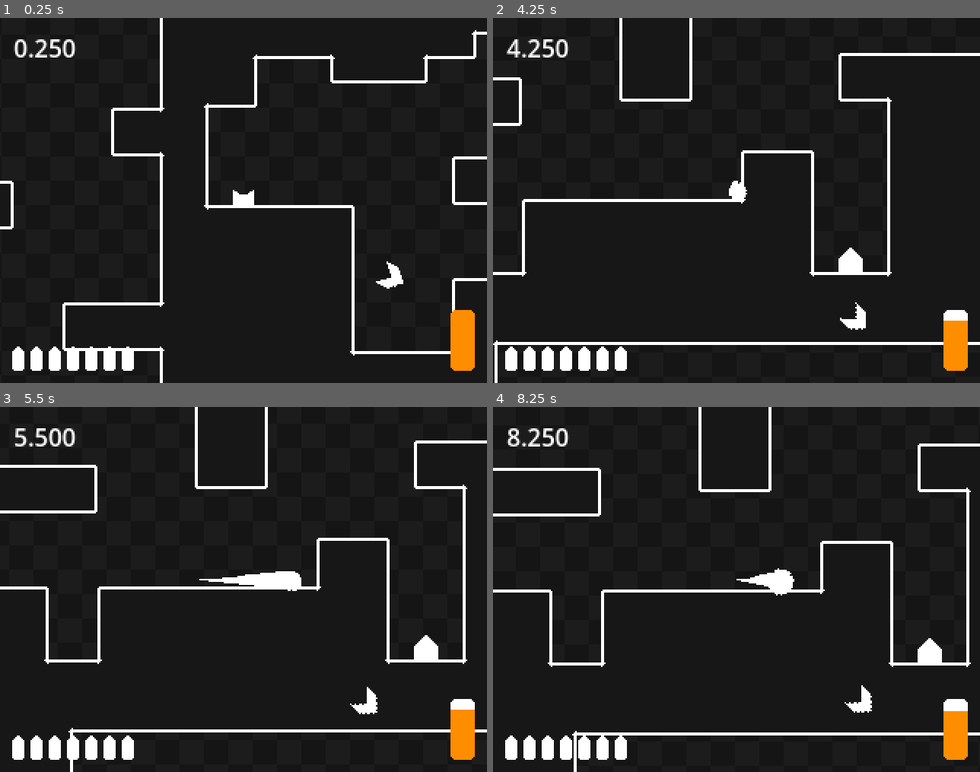
Above: before the commit, frames 1-4 (two rows, left to right).
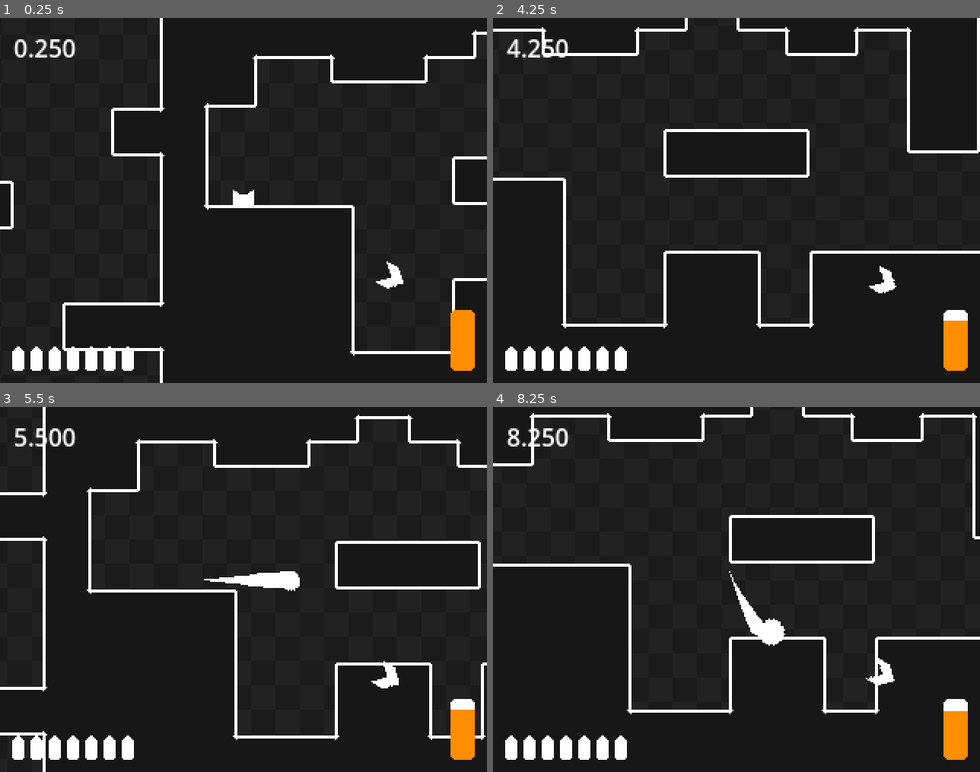
Above: after the commit, the same moments.

Repository: deltea/Gravity
Game: Godot game, scene res://main.tscn
The game is run twice, just before and just after one commit, with the same random seed, the same clock (stepped at 60 frames per second) and the same inputs.
Inputs:
- Up to frame 1 (0.25 s): no input
- Up to frame 2 (4.25 s): hold D (right) 0.53-2.03 s; tap Shift (fly) every 0.75 s from 0.6 to 3.6 s; tap Space (jump) at 0.77, 1.52, 3.02, 3.77 s; hold A (left) 2.03-2.78 s; hold D (right) from 2.78 s (still down); tap R (restart, bound only after the commit) at 4.15 s
- Up to frame 3 (5.5 s): release D (right) at 4.28 s; hold A (left) 4.28-5.03 s; tap Shift (fly) at 4.35, 5.1 s; tap Space (jump) at 4.52 s; hold D (right) from 5.03 s (still down)
- Up to frame 4 (8.25 s): release D (right) at 5.78 s; hold A (left) 5.78-7.28 s; tap Shift (fly) every 0.75 s from 5.85 to 8.1 s; tap Space (jump) at 6.02, 6.77, 7.52 s; hold D (right) from 7.28 s (still down)

The runs differ from the first frame. In frame 2, 7.2% of the frame differs, in the area x 0-100%, y 0-100%; in frame 3, 7.6%; in frame 4, 8.2%.

Commit message:
👍 better level manager and background

Diff:
--- a/level_manager.gd
+++ b/level_manager.gd
@@ -5,6 +5,8 @@
 @export var target_counter: HBoxContainer
 @export var target_ui_lit: Texture2D
 @export var target_ui_unlit: Texture2D
+@export var target_ui_scale = 1.5
+@export var target_ui_scale_smoothing = 3
 
 var targets_left: Array[Target]
 
@@ -16,7 +18,12 @@
 	for target in targets:
 		var target_ui = TextureRect.new()
 		target_ui.texture = target_ui_unlit
+		target_ui.pivot_offset = Vector2(4, 8)
 		target_counter.add_child(target_ui)
+
+func _process(delta: float) -> void:
+	for target in target_counter.get_children():
+		target.scale = target.scale.move_toward(Vector2.ONE, target_ui_scale_smoothing * delta)
 
 func update_current_target():
 	targets_left.front().on_opened()
@@ -24,7 +31,10 @@
 func pop_target():
 	var popped_target = targets_left.pop_front()
 	popped_target.on_touched()
-	target_counter.get_child(targets.size() - targets_left.size() - 1).texture = target_ui_lit
+
+	var target_ui = target_counter.get_child(targets.size() - targets_left.size() - 1)
+	target_ui.texture = target_ui_lit
+	target_ui.scale = target_ui_scale * Vector2.ONE
 
 	if targets_left.size() <= 0:
 		end_level()
@@ -34,7 +44,3 @@
 func end_level():
 	get_tree().reload_current_scene()
 	print(Globals.timer.text)
-
-func player_die():
-	# get_tree().reload_current_scene()
-	pass
--- a/player.gd
+++ b/player.gd
@@ -70,6 +70,9 @@
 	# arrow.position.x = clamp(arrow.position.x, 30, Globals.SCREEN_SIZE.x - 30)
 
 func _physics_process(delta: float) -> void:
+	if Input.is_action_just_pressed("restart"):
+		die()
+
 	match state:
 		RUN: run_state(delta)
 		FLY: fly_state(delta)
@@ -170,6 +173,8 @@
 
 func _on_hitbox_area_entered(area: Area2D) -> void:
 	if area is Lava:
-		position = checkpoint
-		trail.reset()
-		Globals.level_manager.player_die()
+		die()
+
+func die():
+	position = checkpoint
+	trail.reset()
--- a/project.godot
+++ b/project.godot
@@ -48,12 +48,6 @@
 , Object(InputEventKey,"resource_local_to_scene":false,"resource_name":"","device":-1,"window_id":0,"alt_pressed":false,"shift_pressed":false,"ctrl_pressed":false,"meta_pressed":false,"pressed":false,"keycode":0,"physical_keycode":4194321,"key_label":0,"unicode":0,"echo":false,"script":null)
 ]
 }
-fly={
-"deadzone": 0.5,
-"events": [Object(InputEventKey,"resource_local_to_scene":false,"resource_name":"","device":-1,"window_id":0,"alt_pressed":false,"shift_pressed":false,"ctrl_pressed":false,"meta_pressed":false,"pressed":false,"keycode":0,"physical_keycode":4194325,"key_label":0,"unicode":0,"echo":false,"script":null)
-, Object(InputEventKey,"resource_local_to_scene":false,"resource_name":"","device":-1,"window_id":0,"alt_pressed":false,"shift_pressed":false,"ctrl_pressed":false,"meta_pressed":false,"pressed":false,"keycode":0,"physical_keycode":88,"key_label":0,"unicode":120,"echo":false,"script":null)
-]
-}
 up={
 "deadzone": 0.5,
 "events": [Object(InputEventKey,"resource_local_to_scene":false,"resource_name":"","device":-1,"window_id":0,"alt_pressed":false,"shift_pressed":false,"ctrl_pressed":false,"meta_pressed":false,"pressed":false,"keycode":0,"physical_keycode":87,"key_label":0,"unicode":119,"echo":false,"script":null)
@@ -64,6 +58,17 @@
 "deadzone": 0.5,
 "events": [Object(InputEventKey,"resource_local_to_scene":false,"resource_name":"","device":-1,"window_id":0,"alt_pressed":false,"shift_pressed":false,"ctrl_pressed":false,"meta_pressed":false,"pressed":false,"keycode":0,"physical_keycode":83,"key_label":0,"unicode":115,"echo":false,"script":null)
 , Object(InputEventKey,"resource_local_to_scene":false,"resource_name":"","device":-1,"window_id":0,"alt_pressed":false,"shift_pressed":false,"ctrl_pressed":false,"meta_pressed":false,"pressed":false,"keycode":0,"physical_keycode":4194322,"key_label":0,"unicode":0,"echo":false,"script":null)
+]
+}
+fly={
+"deadzone": 0.5,
+"events": [Object(InputEventKey,"resource_local_to_scene":false,"resource_name":"","device":-1,"window_id":0,"alt_pressed":false,"shift_pressed":false,"ctrl_pressed":false,"meta_pressed":false,"pressed":false,"keycode":0,"physical_keycode":4194325,"key_label":0,"unicode":0,"echo":false,"script":null)
+, Object(InputEventKey,"resource_local_to_scene":false,"resource_name":"","device":-1,"window_id":0,"alt_pressed":false,"shift_pressed":false,"ctrl_pressed":false,"meta_pressed":false,"pressed":false,"keycode":0,"physical_keycode":88,"key_label":0,"unicode":120,"echo":false,"script":null)
+]
+}
+restart={
+"deadzone": 0.5,
+"events": [Object(InputEventKey,"resource_local_to_scene":false,"resource_name":"","device":-1,"window_id":0,"alt_pressed":false,"shift_pressed":false,"ctrl_pressed":false,"meta_pressed":false,"pressed":false,"keycode":0,"physical_keycode":82,"key_label":0,"unicode":114,"echo":false,"script":null)
 ]
 }
 
Binary file changed: assets/background.png
